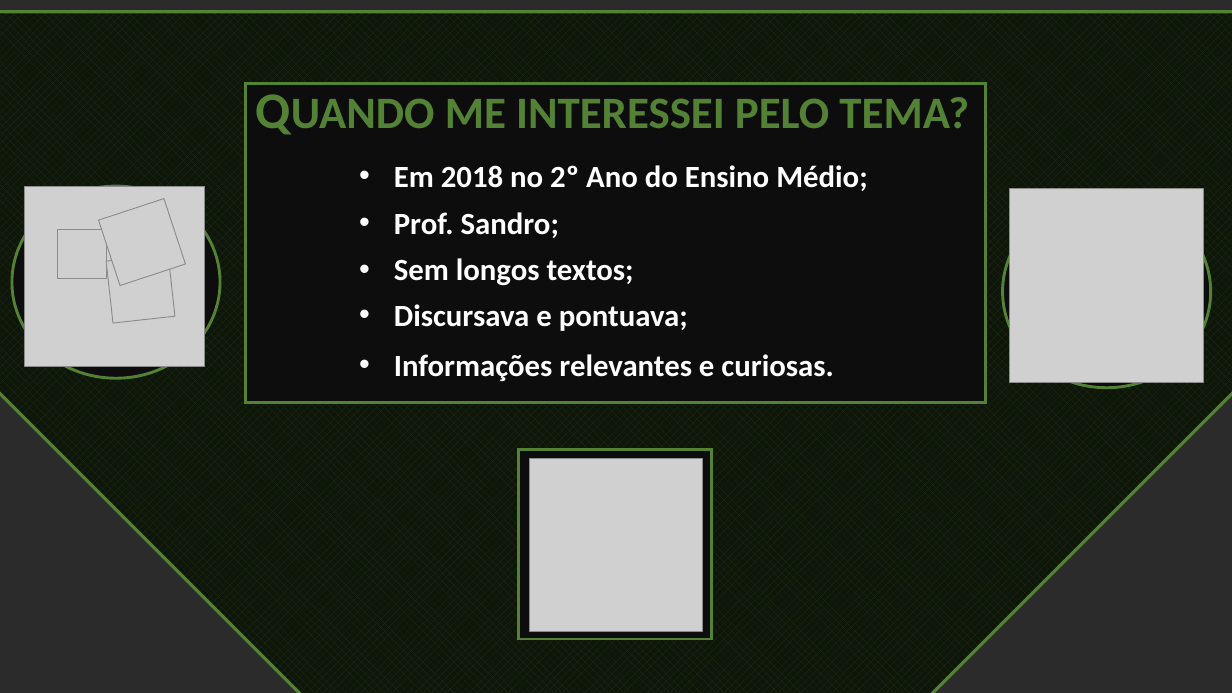
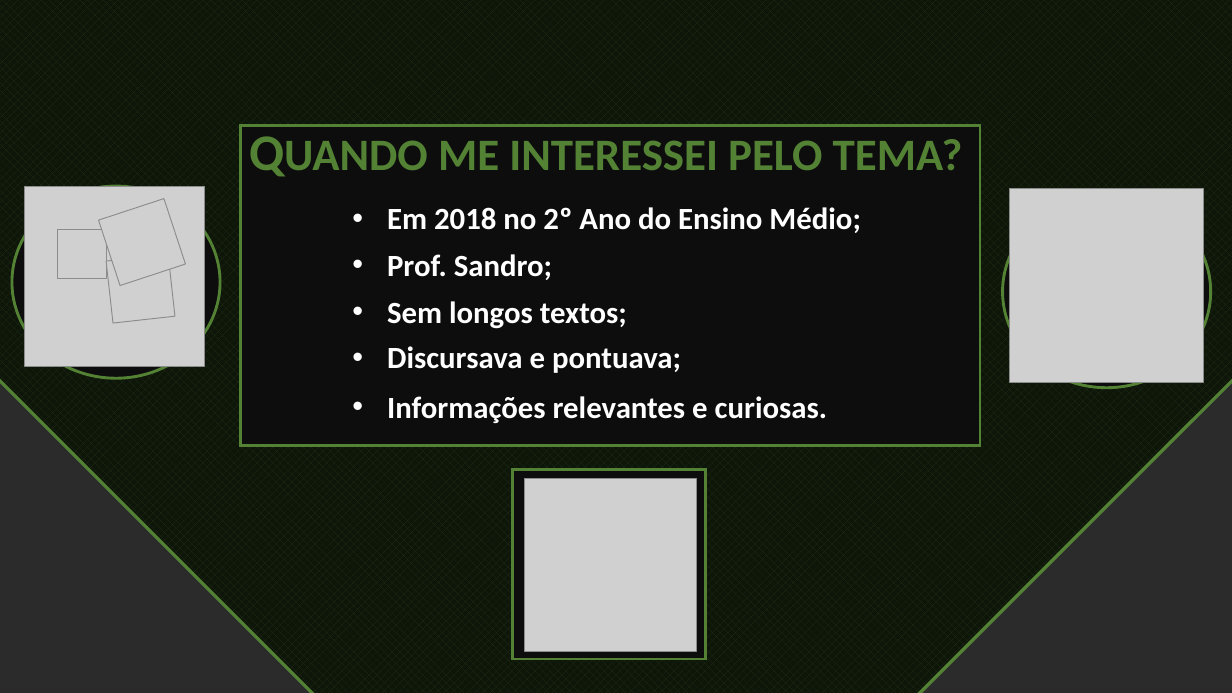
Before and after one commit to Luiz-Gustavo-Silva/Projeto-individual, a slide deck: slide 3 of projeto-site/public/documentação/Apresentação1.pptx. Drawn at 1232x693 pixels with LibreOffice and Linux fonts; fonts in the diff are those of the drawing; grey boxes stand for pictures; background and template pictures are left out; a plain dark background stands for a picture behind light text. Boxes give left, top, right and bottom in pixels: in the first picture for what was removed or moved away, otherwise in the second. Text is boxed around its words. In the diff, an @@ line names an element or a change of style, - is before the commit and + after.

```diff
--- a/projeto-site/public/documentação/Apresentação1.pptx
+++ b/projeto-site/public/documentação/Apresentação1.pptx
@@ snip same rect: place and size @@
-snip same rect at [0, 12, 1232, 693]
+snip same rect at [0, 0, 1232, 693]
@@ 3 texts, 1 rectangle: place and size @@
-3 texts, 1 rectangle at [246, 83, 985, 403]
+3 texts, 1 rectangle at [240, 126, 980, 445]
@@ 3 texts: place and size @@
-3 texts at [394, 97, 969, 286]
+3 texts at [387, 139, 963, 329]
@@ rectangle: place and size @@
-rectangle at [518, 450, 712, 640]
+rectangle at [513, 470, 706, 659]
@@ picture: place and size @@
-picture at [530, 459, 701, 631]
+picture at [524, 479, 696, 651]
```
Also in this commit, not shown: 2 other slides changed, 6 slides added, 3 slides removed, 5 other files.
